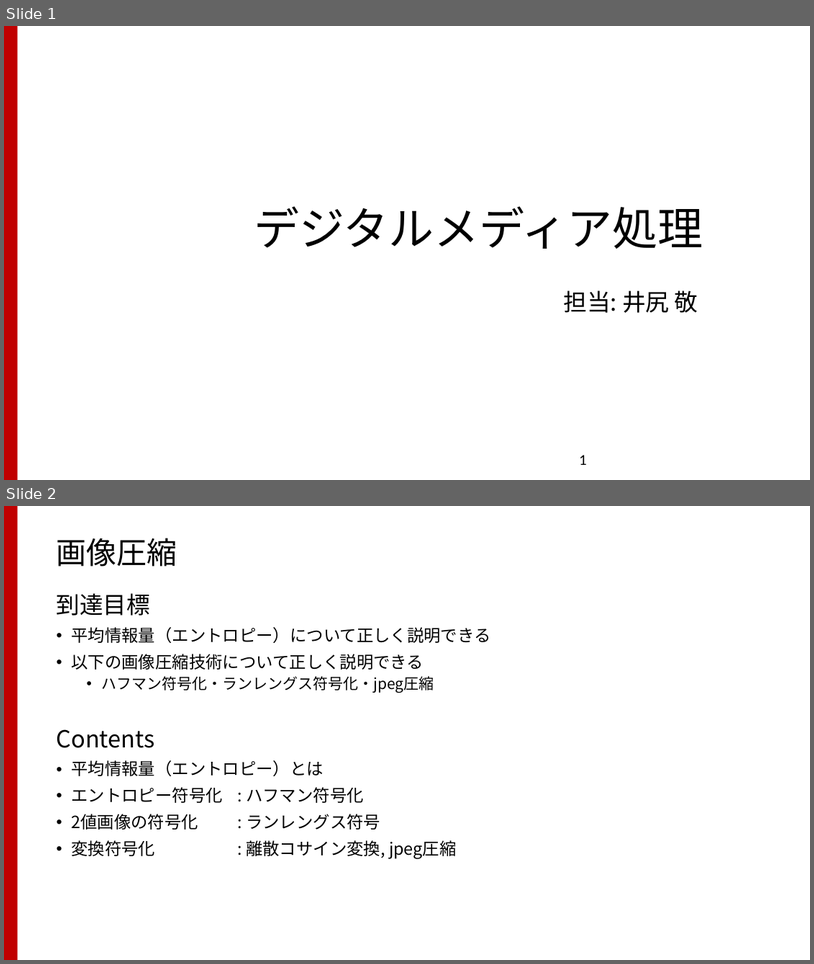
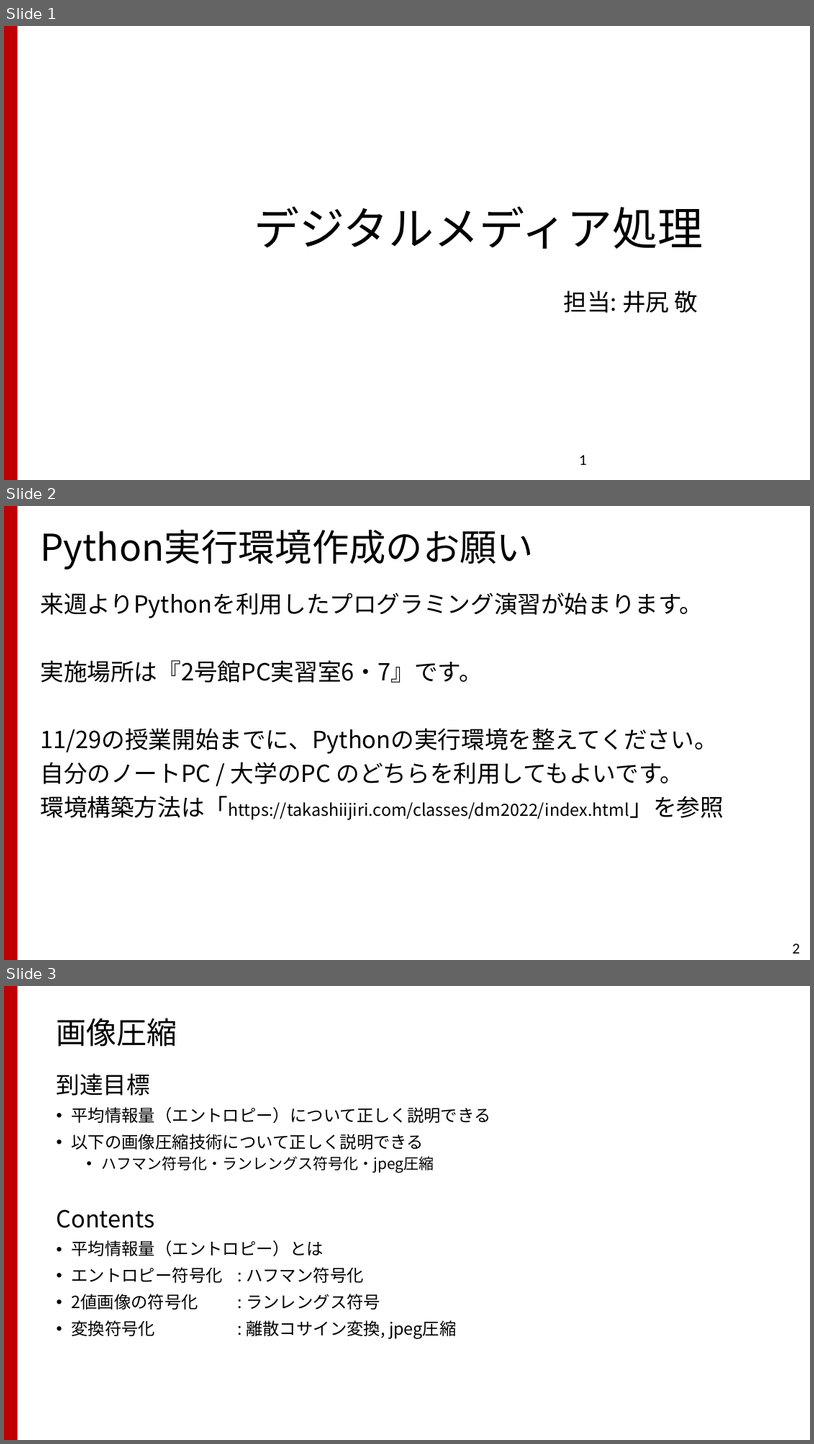
Before and after one commit to TakashiIjiri/TakashiIjiri.github.io, a slide deck: classes/dm2022/dm08.pptx. Shown one above the other, each under a label of ours: slides 1 and 2 before the commit, slides 1, 2 and 3 after it. The pictures are 814x964 and 814x1444 pixels, drawn with LibreOffice and Linux fonts; fonts in the diff are those of the drawing. Boxes give left, top, right and bottom in pixels: in the first picture for what was removed or moved away, otherwise in the second. Text is boxed around its words. In the diff, an @@ line names an element or a change of style, - is before the commit and + after.

```diff
--- a/classes/dm2022/dm08.pptx
+++ b/classes/dm2022/dm08.pptx
@@ slide 2 added at (4,506,810,960), background #FFFFFF; not listed: 1 template element that a slide beside it also shows @@
@@ title added at (40,530,534,569), 44 pt, text #000000 @@
+Python実行環境作成のお願い
@@ text added at (40,592,724,820), 28 pt, text #000000 @@
+来週よりPythonを利用したプログラミング演習が始まります。
+実施場所は『2号館PC実習室6・7』です。
+11/29の授業開始までに、Pythonの実行環境を整えてください。
+自分のノートPC / 大学のPC のどちらを利用してもよいです。
+環境構築方法は「https://takashiijiri.com/classes/dm2022/index.html」を参照
@@ page number added at (792,943,800,953), 18 pt, text #000000 @@
+2
@@ what was slide 2 is now slide 3 @@
```
Also in this commit, not shown: 8 slides changed, 1 other slide added, 1 other file.
